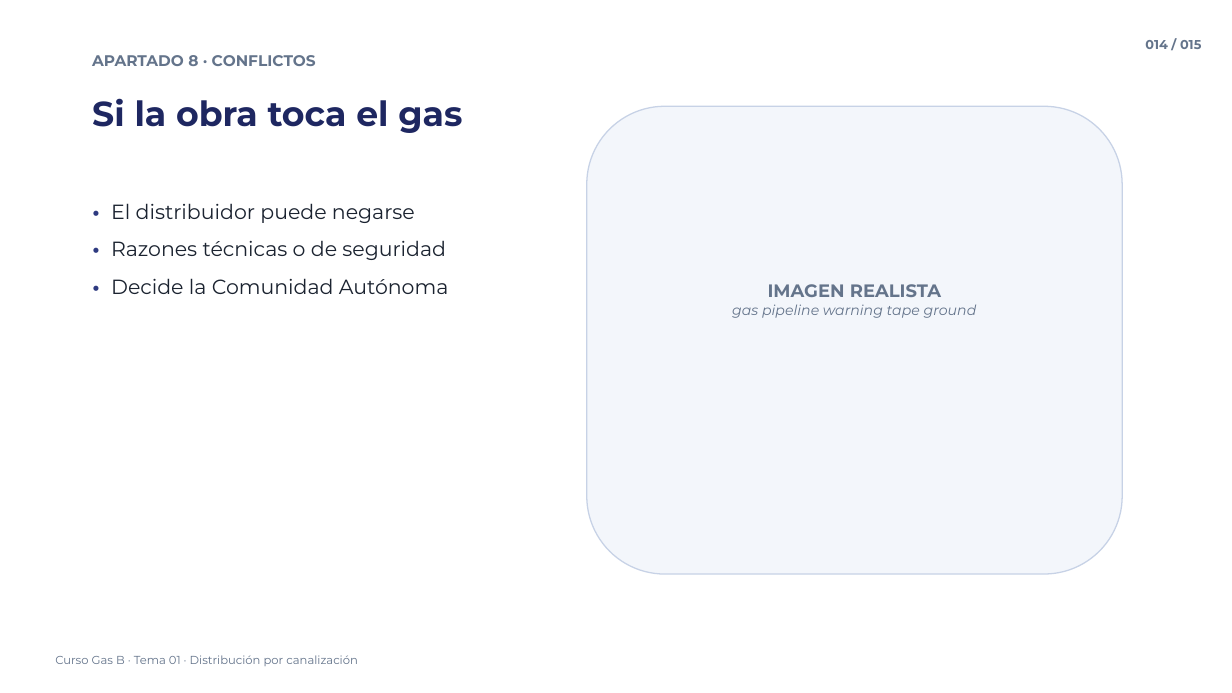
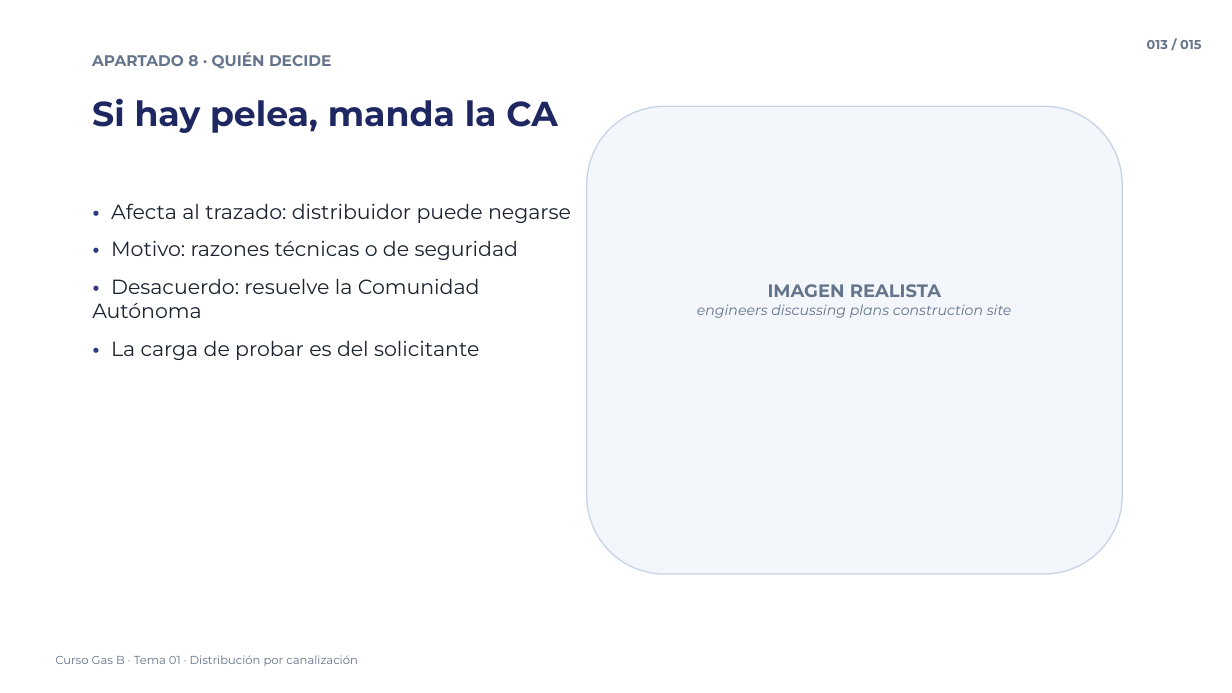
Before and after one commit to noahcuadrado-cmd/averias-frigorificas, a slide deck: slide 13 of Curso Gas B/01 - ITC-ICG 01 - Distribucion por canalizacion/01 - ITC-ICG 01 - Distribucion por canalizacion - Vídeo 2.pptx (slide 14 before the commit). Drawn at 1232x693 pixels with LibreOffice and Linux fonts; fonts in the diff are those of the drawing. Boxes give left, top, right and bottom in pixels: in the first picture for what was removed or moved away, otherwise in the second. Text is boxed around its words. In the diff, an @@ line names an element or a change of style, - is before the commit and + after.

```diff
--- a/Curso Gas B/01 - ITC-ICG 01 - Distribucion por canalizacion/01 - ITC-ICG 01 - Distribucion por canalizacion - Vídeo 2.pptx
+++ b/Curso Gas B/01 - ITC-ICG 01 - Distribucion por canalizacion/01 - ITC-ICG 01 - Distribucion por canalizacion - Vídeo 2.pptx
@@ text at [92, 52, 331, 69]: text changed @@
-APARTADO 8 · CONFLICTOS
+APARTADO 8 · QUIÉN DECIDE
@@ text at [1147, 40, 1201, 49]: text changed @@
-014 / 015
+013 / 015
@@ text at [92, 98, 557, 133]: text changed @@
-Si la obra toca el gas
+Si hay pelea, manda la CA
@@ text at [92, 203, 571, 360]: text changed @@
-• El distribuidor puede negarse
-• Razones técnicas o de seguridad
-• Decide la Comunidad Autónoma
+• Afecta al trazado: distribuidor puede negarse
+• Motivo: razones técnicas o de seguridad
+• Desacuerdo: resuelve la Comunidad Autónoma
+• La carga de probar es del solicitante
@@ text at [697, 304, 1012, 318]: text changed @@
-gas pipeline warning tape ground
+engineers discussing plans construction site
```
Also in this commit, not shown: 12 other slides changed, 1 slide added, 1 slide removed, 12 other files.
